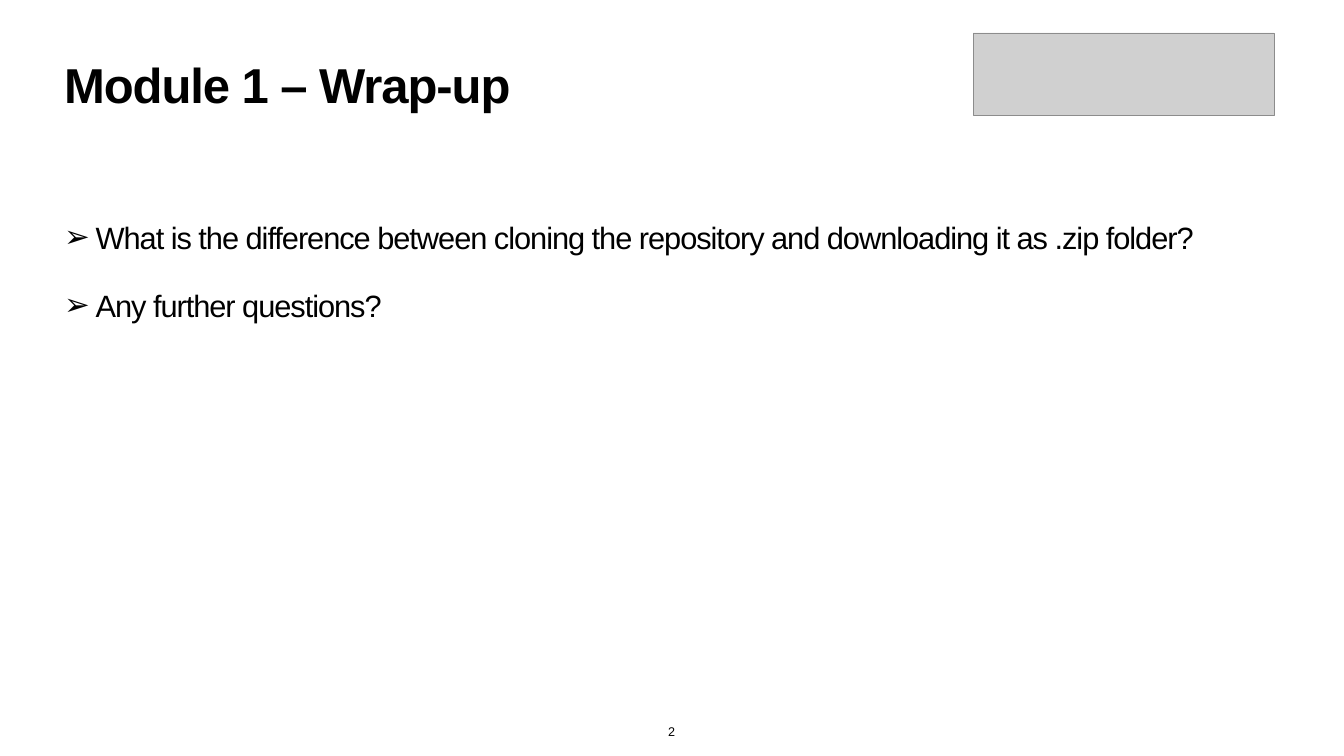
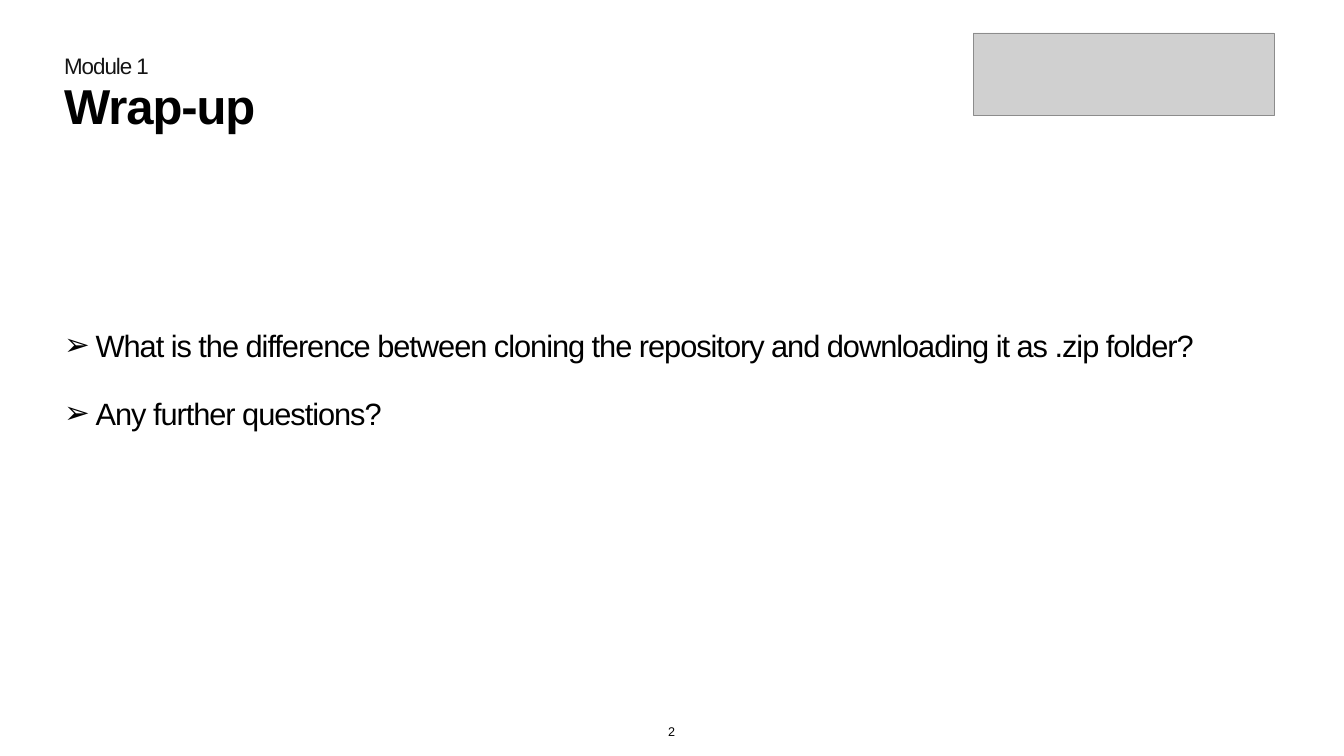
Before and after one commit to IEECR/Git-Github-Workshop, a slide deck: slide 2 of slides/slides_module_1.pptx. Drawn at 1344x756 pixels with LibreOffice and Linux fonts; fonts in the diff are those of the drawing; grey boxes stand for pictures. Boxes give left, top, right and bottom in pixels: in the first picture for what was removed or moved away, otherwise in the second. Text is boxed around its words. In the diff, an @@ line names an element or a change of style, - is before the commit and + after.

Commit message:
update slides modules 1 and 2

```diff
--- a/slides/slides_module_1.pptx
+++ b/slides/slides_module_1.pptx
@@ text added at [64,57,148,75], 32 pt, text #151515 @@
+Module 1
@@ title at [64,90,255,135]: text changed @@
-Module 1 – Wrap-up
+Wrap-up
@@ text "What is the difference between ...": place and size @@
-text "What is the difference between ..." at [96,226,1194,323]
+text "What is the difference between ..." at [96,334,1194,430]
```
Also in this commit, not shown: 1 other slide changed, 1 other file.
